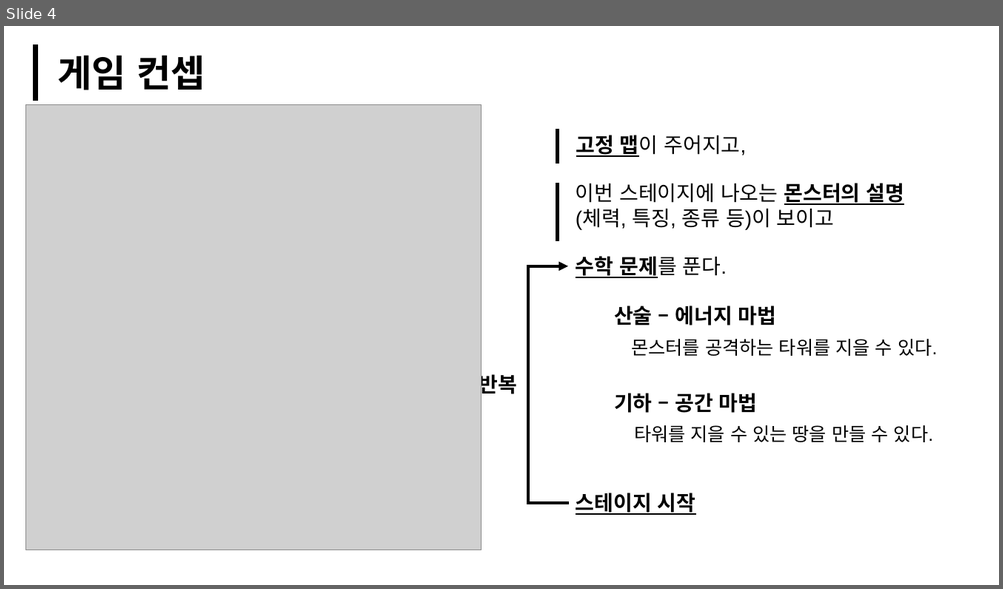
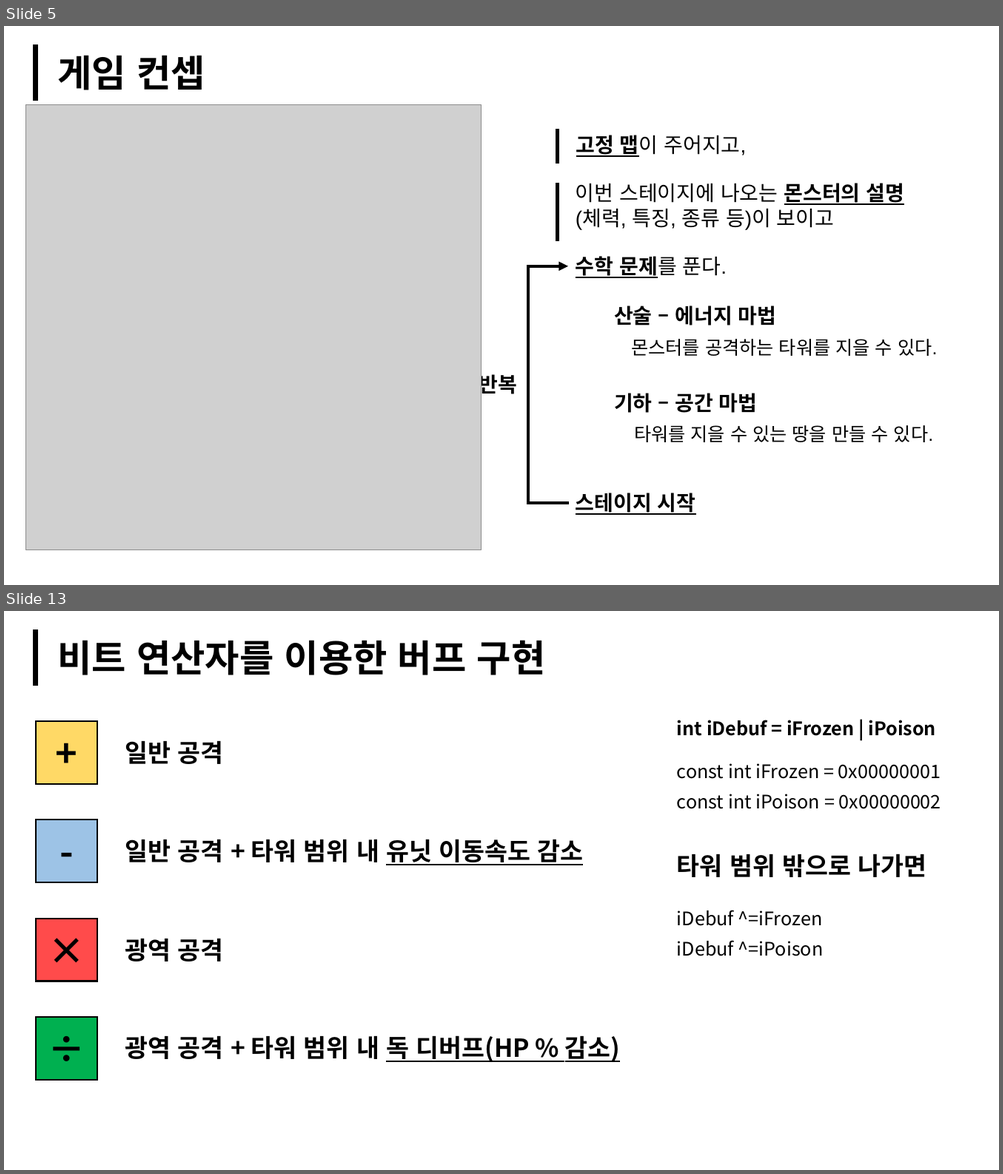
Before and after one commit to Bandyck/WinAPI_Serious, a slide deck: 0818.PPT문서제작/WinApiProject_Serious_임경태.pptx. Shown one above the other, each under a label of ours: slide 4 before the commit, slides 5 and 13 after it; the slides between them are not shown. The pictures are 1003x589 and 1003x1174 pixels, drawn with LibreOffice and Linux fonts; fonts in the diff are those of the drawing; grey boxes stand for pictures. Boxes give left, top, right and bottom in pixels: in the first picture for what was removed or moved away, otherwise in the second. Text is boxed around its words. In the diff, an @@ line names an element or a change of style, - is before the commit and + after.

```diff
--- a/0818.PPT문서제작/WinApiProject_Serious_임경태.pptx
+++ b/0818.PPT문서제작/WinApiProject_Serious_임경태.pptx
@@ slide 13 added at <box>4,611,999,1170</box>, background #FFFFFF @@
@@ line added from (35, 629) to (35, 686), #000000 5 pt @@
@@ text added at <box>57,640,546,675</box>, 36 pt, text #000000, bold @@
+비트 연산자를 이용한 버프 구현
@@ rectangle added at <box>35,721,97,784</box>, fill #FFD966, outline #000000 1.5 pt, 36 pt, text #000000, bold @@
++
@@ text added at <box>677,720,936,736</box>, 18 pt, text #000000, bold @@
+int iDebuf = iFrozen | iPoison
@@ text added at <box>125,741,224,764</box>, 24 pt, text #000000, bold @@
+일반 공격
@@ text added at <box>677,763,940,779</box>, 18 pt, text #000000 @@
+const int iFrozen = 0x00000001
@@ text added at <box>677,794,941,809</box>, 18 pt, text #000000 @@
+const int iPoison = 0x00000002
@@ rectangle added at <box>35,820,97,883</box>, fill #9DC3E6, outline #000000 1.5 pt, 36 pt, text #000000, bold @@
+-
@@ text added at <box>125,839,583,866</box>, 24 pt, text #000000, bold @@
+일반 공격 + 타워 범위 내 유닛 이동속도 감소
@@ text added at <box>677,854,927,877</box>, 24 pt, text #000000, bold @@
+타워 범위 밖으로 나가면
@@ rectangle added at <box>35,918,97,981</box>, fill #FF4B4B, outline #000000 1.5 pt, 36 pt, text #000000, bold @@
+×
@@ text added at <box>677,910,822,926</box>, 18 pt, text #000000 @@
+iDebuf ^=iFrozen
@@ text added at <box>125,939,224,962</box>, 24 pt, text #000000, bold @@
+광역 공격
@@ text added at <box>677,940,823,957</box>, 18 pt, text #000000 @@
+iDebuf ^=iPoison
@@ rectangle added at <box>35,1017,97,1080</box>, fill #00B050, outline #000000 1.5 pt, 36 pt, text #000000, bold @@
+÷
@@ text added at <box>125,1036,620,1062</box>, 24 pt, text #000000, bold, underline @@
+광역 공격 + 타워 범위 내 독 디버프(HP % 감소)
@@ what was slide 4 is now slide 5 @@
```
Also in this commit, not shown: 8 slides changed, 18 other slides added, 11 slides removed.
